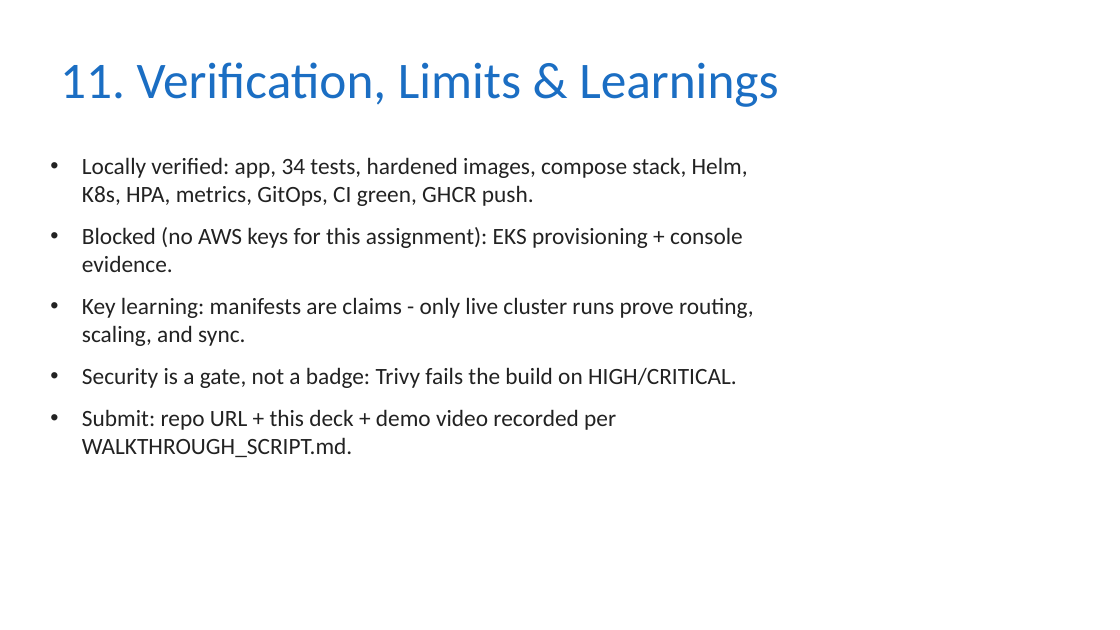
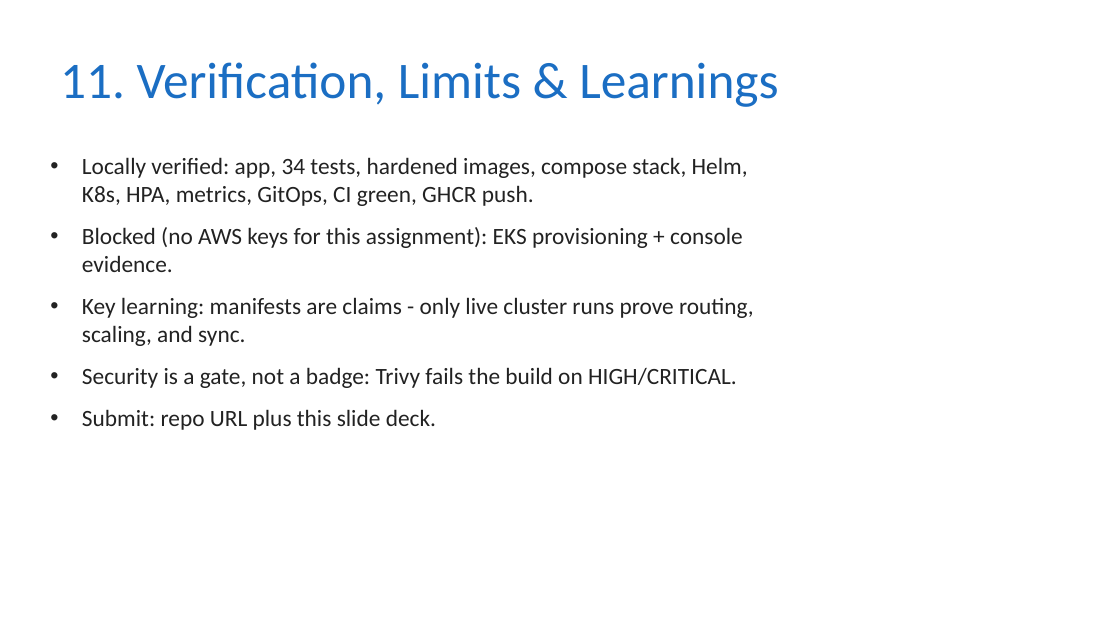
Before and after one commit to Monika-Bhardwaj/OpsPulse-Deployment-Reliability-Operations-Platform, a slide deck: slide 11 of demo/presentation.pptx. Drawn at 1120x630 pixels with LibreOffice and Linux fonts; fonts in the diff are those of the drawing. Boxes give left, top, right and bottom in pixels: in the first picture for what was removed or moved away, otherwise in the second. Text is boxed around its words. In the diff, an @@ line names an element or a change of style, - is before the commit and + after.

Commit message:
chore(demo): remove all video/walkthrough traces from docs, deck, and evidence

```diff
--- a/demo/presentation.pptx
+++ b/demo/presentation.pptx
@@ text at box(82, 409, 436, 430): text changed @@
-• Submit: repo URL + this deck + demo video recorded per WALKTHROUGH_SCRIPT.md.
+• Submit: repo URL plus this slide deck.
```
Also in this commit, not shown: 6 other files.
